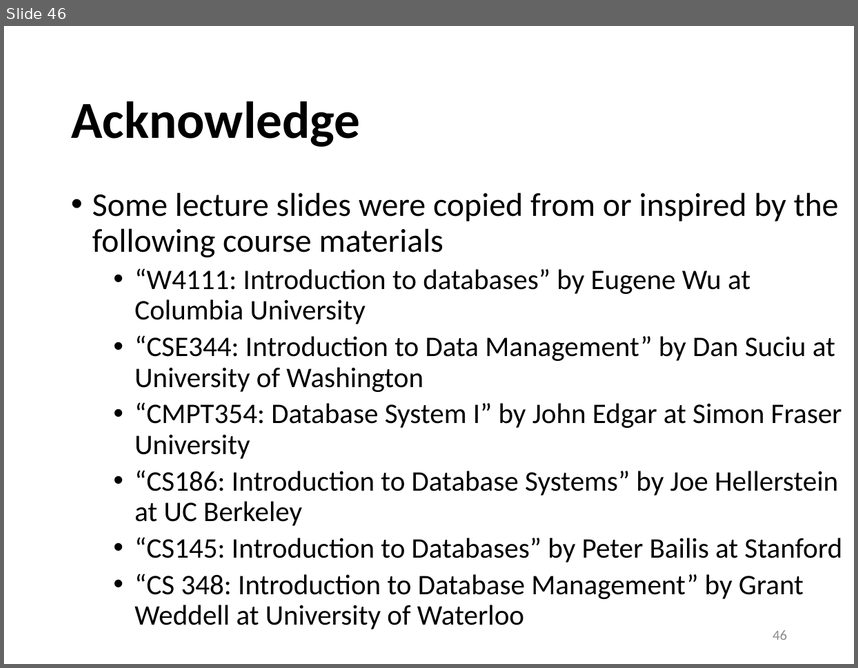
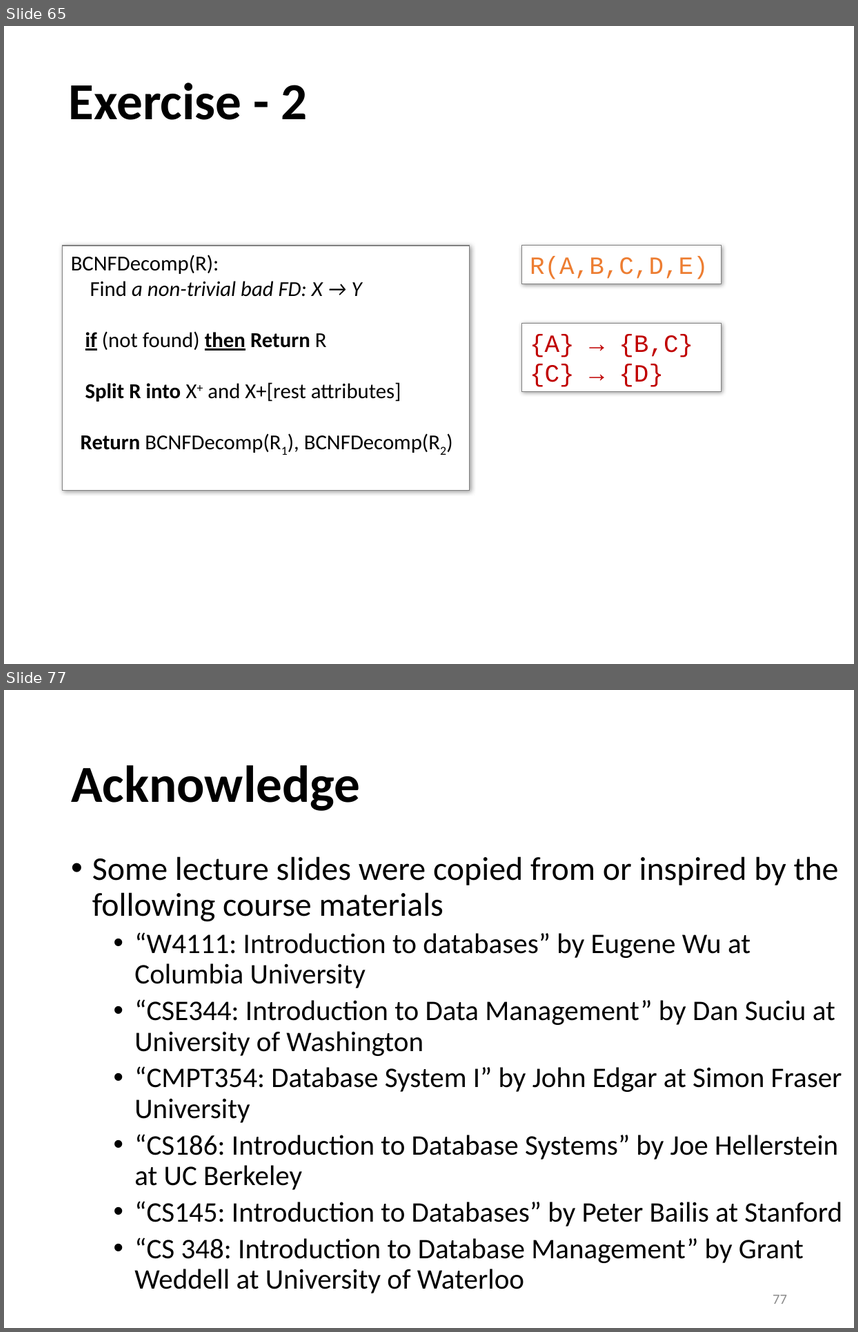
Before and after one commit to sfu-db/cmpt354, a slide deck: Lectures/lec9-design-theory.pptx. Shown one above the other, each under a label of ours: slide 46 before the commit, slides 65 and 77 after it; the slides between them are not shown. The pictures are 858x668 and 858x1332 pixels, drawn with LibreOffice and Linux fonts; fonts in the diff are those of the drawing. Boxes give left, top, right and bottom in pixels: in the first picture for what was removed or moved away, otherwise in the second. Text is boxed around its words. In the diff, an @@ line names an element or a change of style, - is before the commit and + after.

```diff
--- a/Lectures/lec9-design-theory.pptx
+++ b/Lectures/lec9-design-theory.pptx
@@ slide 65 added at box(4, 26, 854, 664), background #FFFFFF @@
@@ text added at box(69, 83, 308, 120), 44 pt, text #000000, bold @@
+Exercise - 2
@@ rectangle added at box(63, 245, 470, 490), fill #FFFFFF, outline #808080 0.75 pt, 18 pt, text #000000 @@
+BCNFDecomp(R):
+Find a non-trivial bad FD: X → Y
+if (not found) then Return R
+Split R into X+ and X+[rest attributes]
+Return BCNFDecomp(R1), BCNFDecomp(R2)
@@ rectangle added at box(522, 245, 722, 283), fill #FFFFFF, outline #808080 0.75 pt, 21 pt, text #ED7D31 @@
+R(A,B,C,D,E)
@@ rectangle added at box(522, 323, 722, 392), fill #FFFFFF, outline #808080 0.75 pt, 21 pt, text #C00000 @@
+{A} → {B,C}
+{C} → {D}
@@ what was slide 46 is now slide 77 @@
@@ page number at box(773, 1294, 787, 1303): text changed @@
-46
+77
```
Also in this commit, not shown: 3 slides changed, 30 other slides added, 1 other file.
